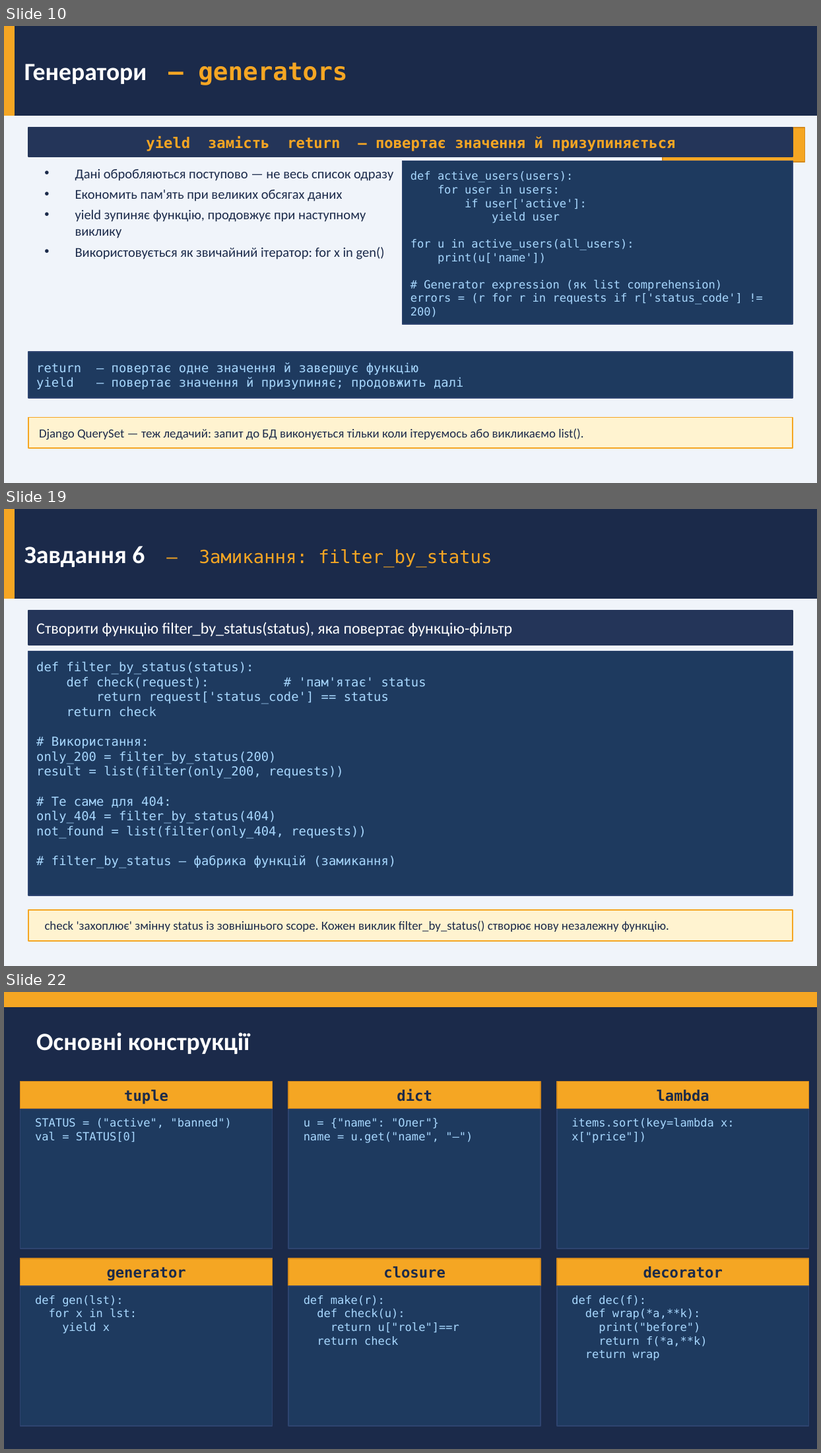
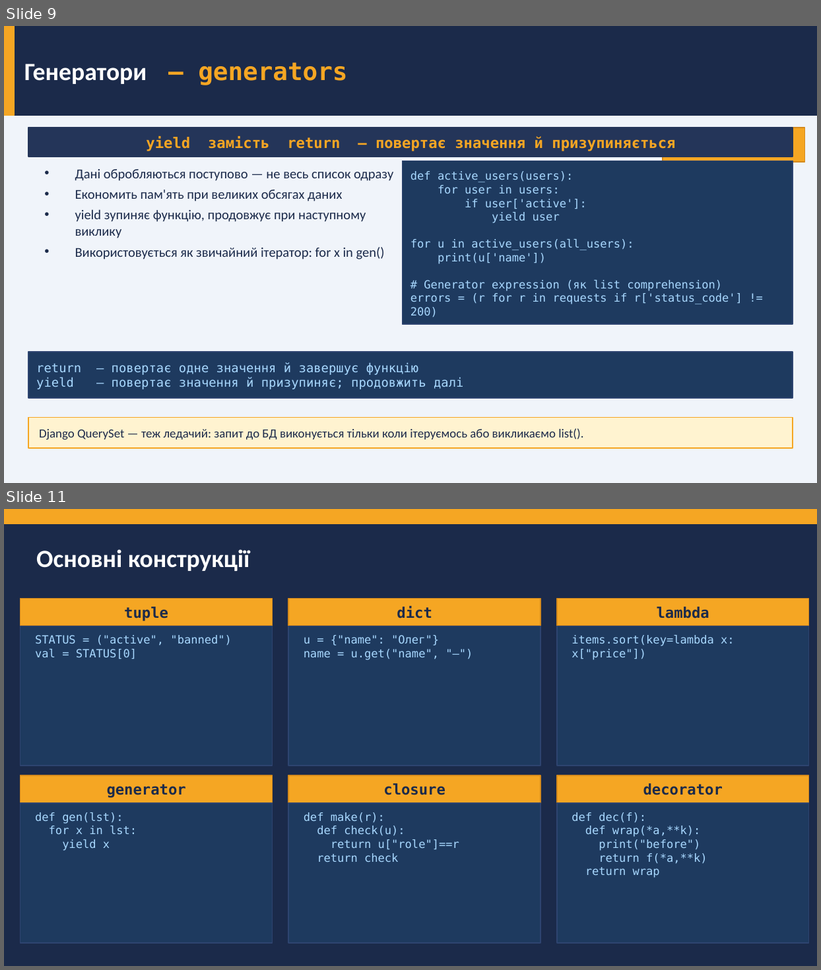
Before and after one commit to dmitriy-shtefan/python-back-2026, a slide deck: заняття_1/Заняття_1_Python_для_web_v2.pptx. Shown one above the other, each under a label of ours: slides 10, 19 and 22 before the commit, slides 9 and 11 after it; the slides between them are not shown. The pictures are 821x1453 and 821x970 pixels, drawn with LibreOffice and Linux fonts; fonts in the diff are those of the drawing. Boxes give left, top, right and bottom in pixels: in the first picture for what was removed or moved away, otherwise in the second. Text is boxed around its words. In the diff, an @@ line names an element or a change of style, - is before the commit and + after.

```diff
--- a/заняття_1/Заняття_1_Python_для_web_v2.pptx
+++ b/заняття_1/Заняття_1_Python_для_web_v2.pptx
@@ slide 19 removed at <box>4,509,817,966</box>, background #F0F4FA @@
@@ rectangle removed at <box>4,509,817,599</box> @@
@@ rectangle removed at <box>4,509,14,599</box> @@
@@ text removed at <box>24,546,492,567</box> @@
-Завдання 6 — Замикання: filter_by_status
@@ rectangle removed at <box>28,611,793,645</box> @@
@@ text removed at <box>36,622,513,636</box> @@
-Створити функцію filter_by_status(status), яка повертає функцію-фільтр
@@ rectangle removed at <box>28,652,793,895</box> @@
@@ text removed at <box>36,661,426,869</box> @@
-def filter_by_status(status):
-def check(request): # 'пам'ятає' status
-return request['status_code'] == status
-return check
-# Використання:
-only_200 = filter_by_status(200)
-result = list(filter(only_200, requests))
-# Те саме для 404:
-only_404 = filter_by_status(404)
-not_found = list(filter(only_404, requests))
-# filter_by_status — фабрика функцій (замикання)
@@ rectangle removed at <box>28,910,793,941</box> @@
@@ text removed at <box>45,921,669,932</box> @@
-check 'захоплює' змінну status із зовнішнього scope. Кожен виклик filter_by_status() створює нову незалежну функцію.
@@ what was slide 10 is now slide 9 @@
@@ what was slide 22 is now slide 11 @@
```
Also in this commit, not shown: 2 slides changed, 10 other slides removed, 5 other files.
